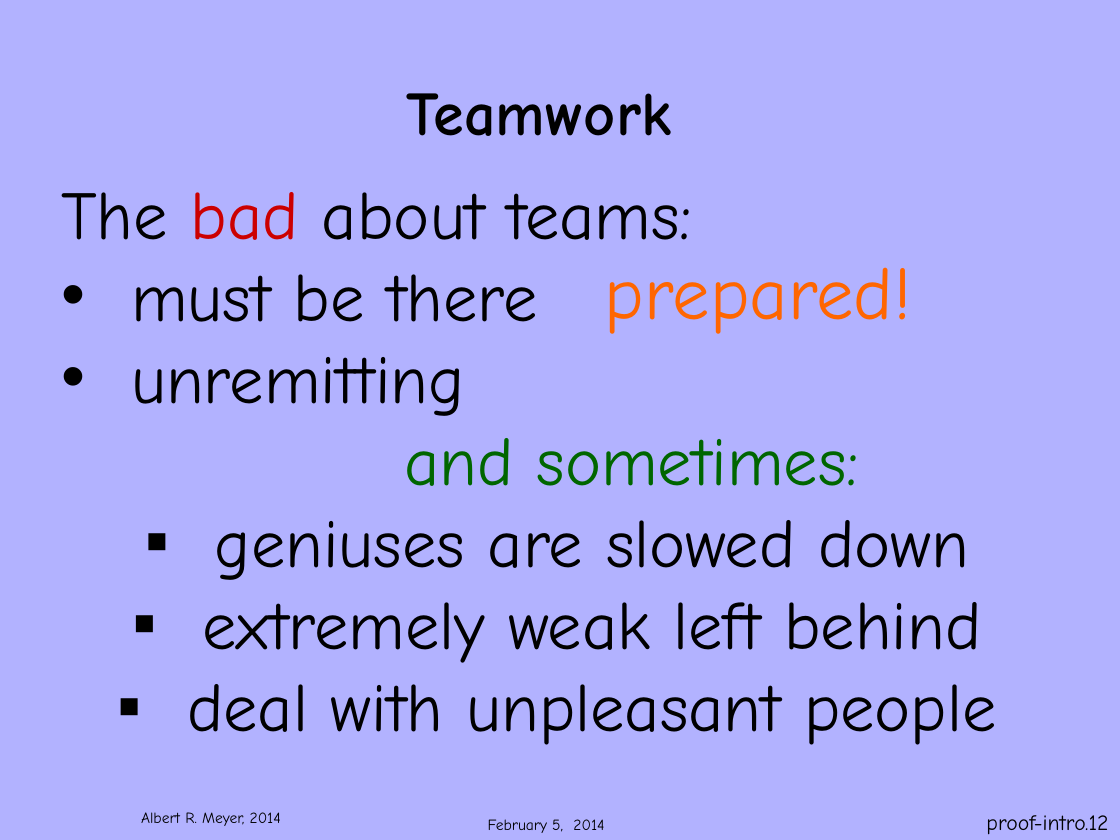
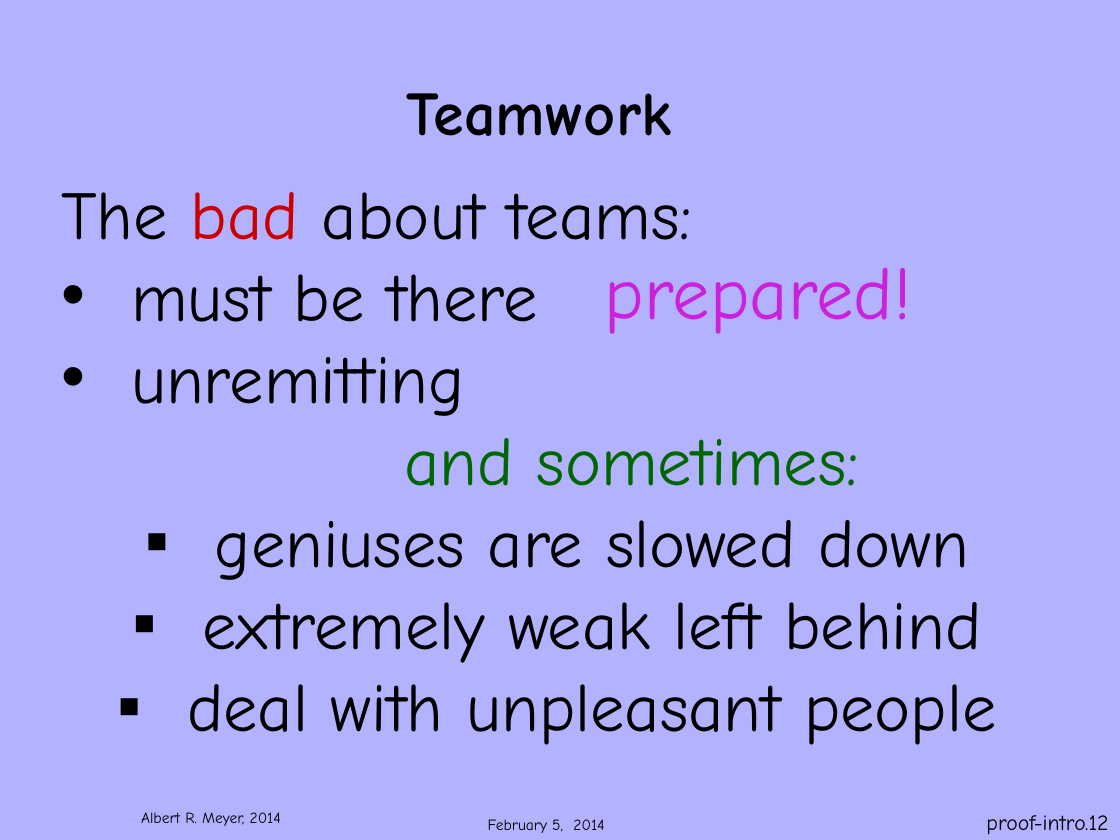
Before and after one commit to armeyer/mcs_web, a slide deck: slide 12 of spring14/slidesS14/6042S14welcome.pptx. Drawn at 1120x840 pixels with LibreOffice and Linux fonts; fonts in the diff are those of the drawing; background and template pictures are left out. Boxes give left, top, right and bottom in pixels: in the first picture for what was removed or moved away, otherwise in the second. Text is boxed around its words. In the diff, an @@ line names an element or a change of style, - is before the commit and + after.

```diff
--- a/spring14/slidesS14/6042S14welcome.pptx
+++ b/spring14/slidesS14/6042S14welcome.pptx
@@ text "prepared!" at [605,268,912,334]: text colour #FF6600 to #CB21DD @@
```
Also in this commit, not shown: 7 other slides changed, 2 other files.
